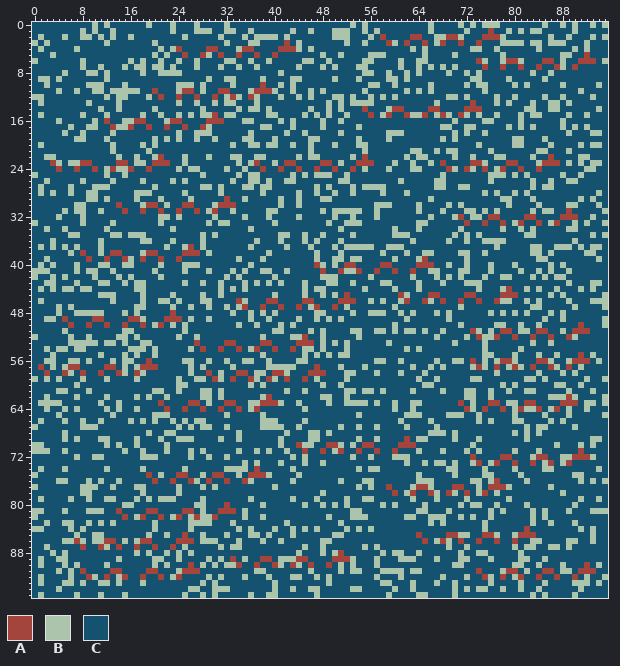
Sprite sheet -- 2020/20/monsters.png. The picture above was drawn from the file before the commit.
The file is 384x384 pixels, drawn in blocks of 4x4; one block is one cell here.
Palette (. is transparent): A #a4453d  B #abc4ab  C #155270
New version:
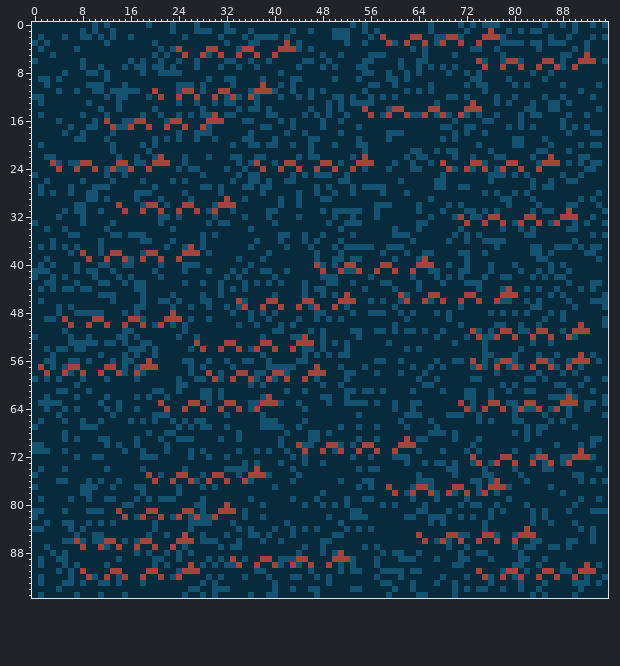
Difference:
colour B: #abc4ab -> #155270
colour C: #155270 -> #072b3d
